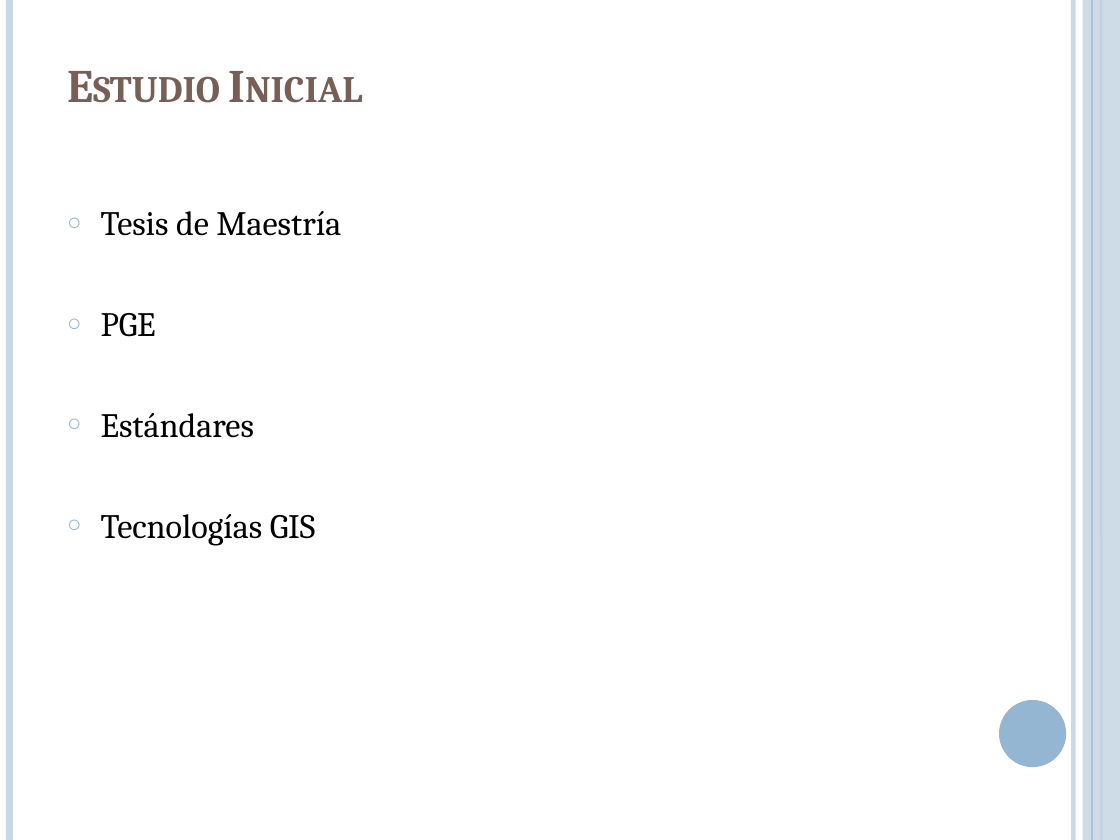
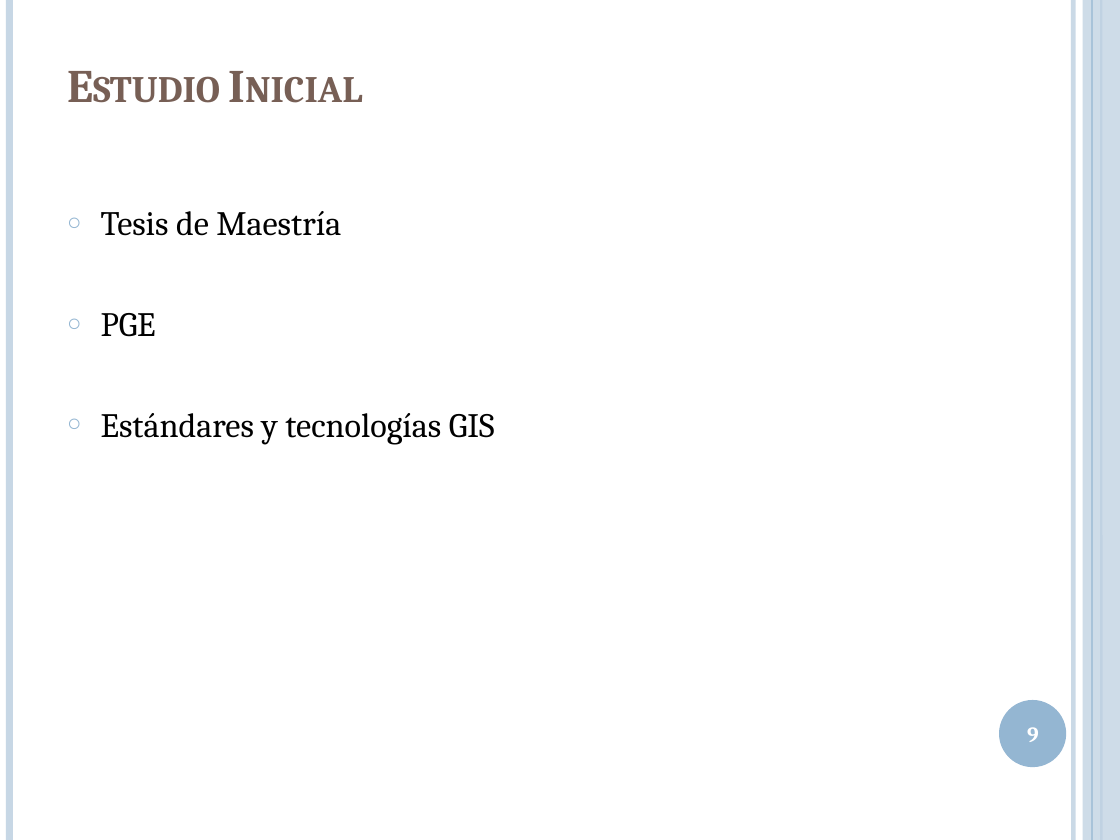
Before and after one commit to lcpaso1/integracion-gis-pge, a slide deck: slide 9 of Presentacion.pptx. Drawn at 1120x840 pixels with LibreOffice and Linux fonts; fonts in the diff are those of the drawing. Boxes give left, top, right and bottom in pixels: in the first picture for what was removed or moved away, otherwise in the second. Text is boxed around its words. In the diff, an @@ line names an element or a change of style, - is before the commit and + after.

```diff
--- a/Presentacion.pptx
+++ b/Presentacion.pptx
@@ text at <box>101,413,495,444</box>: text changed @@
-○ Estándares
-○ Tecnologías GIS
+○ Estándares y tecnologías GIS
@@ page number added at <box>1027,727,1039,742</box>, 14 pt, text #FFFFFF, bold @@
+9
```
Also in this commit, not shown: 24 other slides changed, 5 slides added, 4 slides removed.
